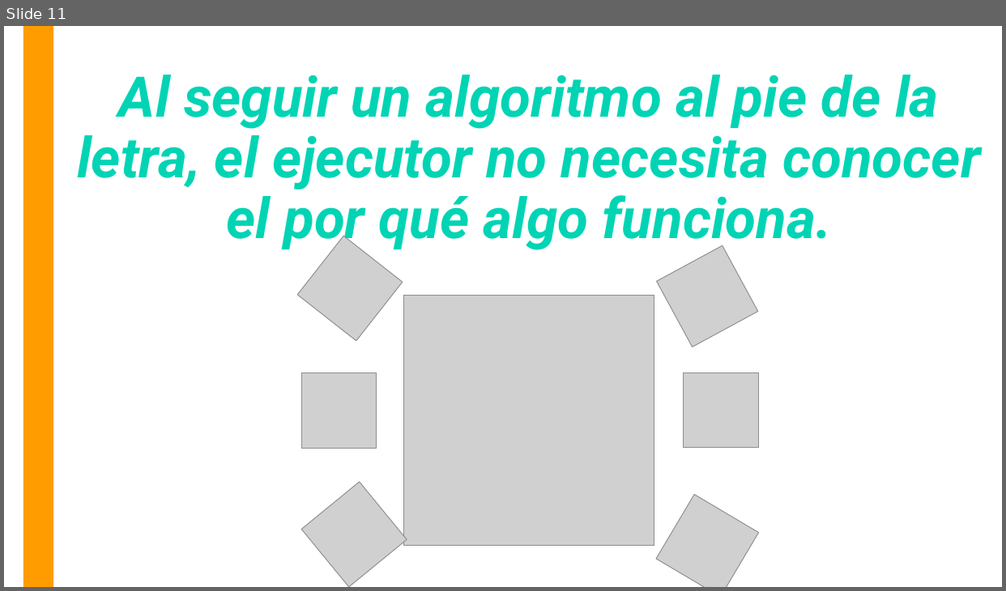
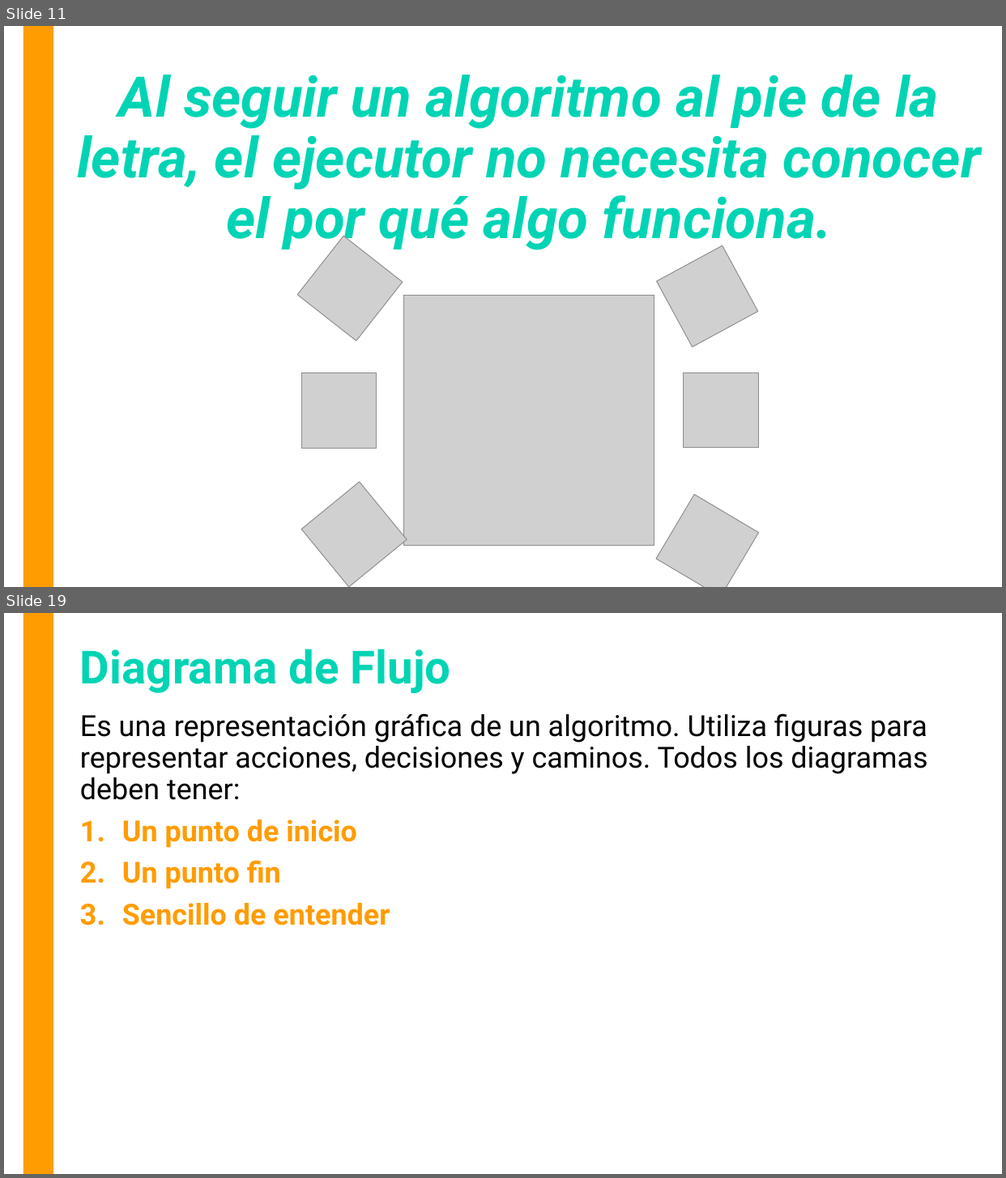
Before and after one commit to OMardil/INFO1_MOD4-Intro-a-Java, a slide deck: 01 Presentacion/INFO1_MOD4-Algoritmos_y_Diagramas.pptx. Shown one above the other, each under a label of ours: slide 11 before the commit, slides 11 and 19 after it; the slides between them are not shown. The pictures are 1006x591 and 1006x1178 pixels, drawn with LibreOffice and Linux fonts; fonts in the diff are those of the drawing; grey boxes stand for pictures. Boxes give left, top, right and bottom in pixels: in the first picture for what was removed or moved away, otherwise in the second. Text is boxed around its words. In the diff, an @@ line names an element or a change of style, - is before the commit and + after.

```diff
--- a/01 Presentacion/INFO1_MOD4-Algoritmos_y_Diagramas.pptx
+++ b/01 Presentacion/INFO1_MOD4-Algoritmos_y_Diagramas.pptx
@@ slide 19 added at box(4, 613, 1002, 1174), background #FFFFFF; not listed: 1 template element that a slide beside it also shows @@
@@ title added at box(80, 649, 451, 693), 44 pt, text #01D4B4, bold @@
+Diagrama de Flujo
@@ text added at box(80, 713, 927, 926), 28 pt, text #000000 @@
+Es una representación gráfica de un algoritmo. Utiliza figuras para representar acciones, decisiones y caminos. Todos los diagramas deben tener:
+1. Un punto de inicio
+2. Un punto fin
+3. Sencillo de entender
```
Also in this commit, not shown: 19 other slides added.
